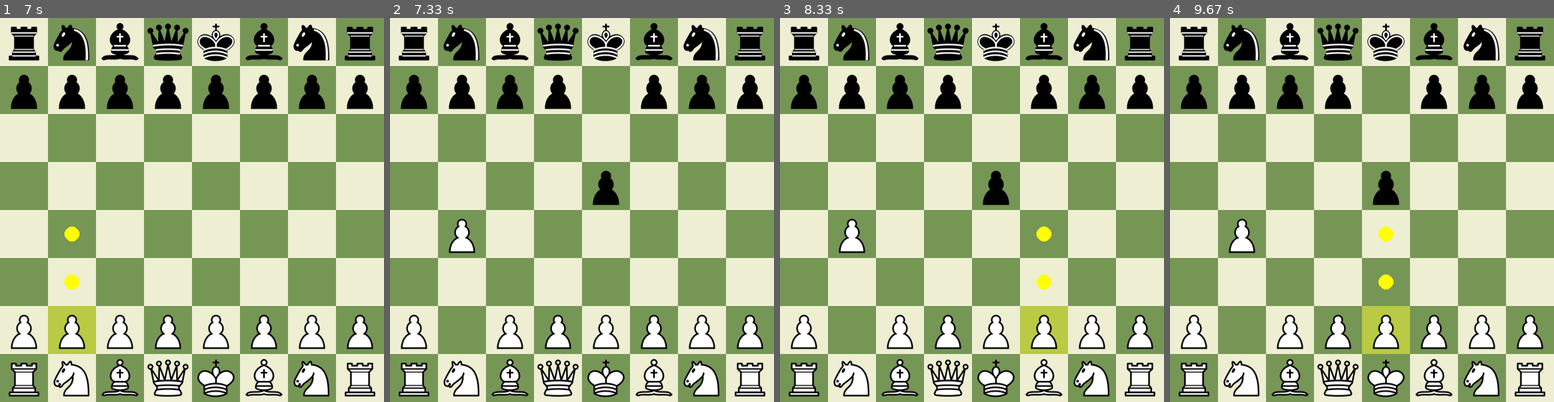
Above: before the commit, frames 1-4 (left to right).
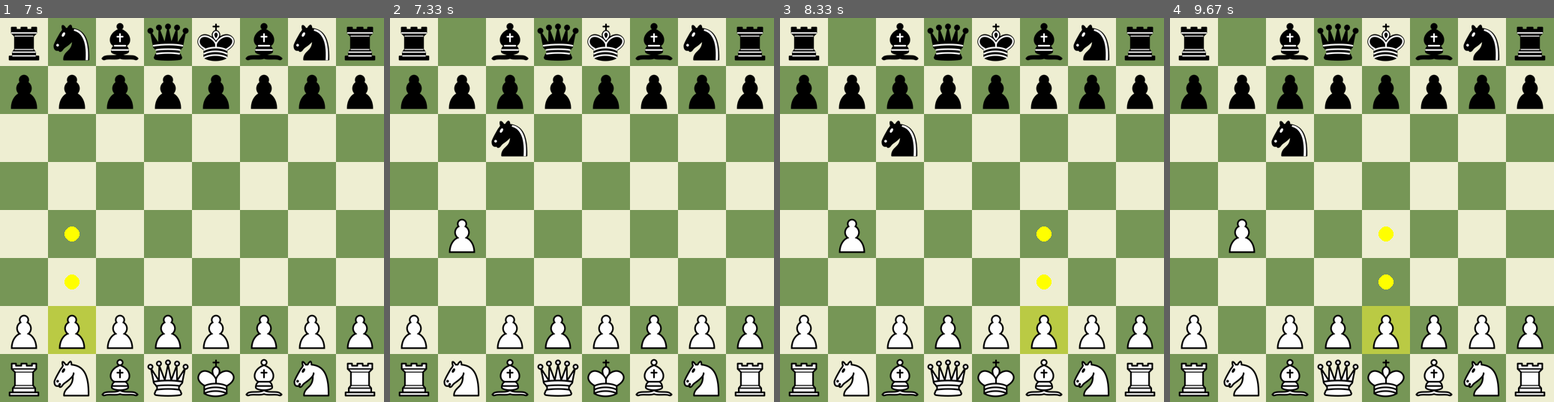
Above: after the commit, the same moments.

Repository: LeQuangMien10/ChessAI
Game: pygame game, started from main.py
The game is run twice, just before and just after one commit, with the same random seed, the same clock (stepped at 60 frames per second) and the same inputs.
Inputs (mouse positions are in pixels of both pictures, inside the frame that each line leads up to):
- Up to frame 1 (7 s): click (334, 344) at 1.88 s; click (199, 79) at 2.22 s; click (172, 309) at 2.55 s; click (180, 144) at 2.88 s; click (326, 309) at 3.72 s; click (311, 202) at 4.05 s; click (76, 352) at 6.88 s
- Up to frame 2 (7.33 s): click (462, 233) at 7.22 s
- Up to frame 3 (8.33 s): click (995, 317) at 7.55 s; click (879, 110) at 7.88 s; click (1041, 336) at 8.22 s
- Up to frame 4 (9.67 s): click (1338, 94) at 8.55 s; click (1377, 313) at 9.38 s

Frame 1 is identical in both runs. In frame 2, 2.1% of the frame differs, in the area x 13-60%, y 1-49%; in frame 3, 2.1%; in frame 4, 2.1%.

Commit message:
add order_move

Diff:
--- a/minimax.py
+++ b/minimax.py
@@ -49,9 +49,9 @@
 
     if is_maximizing:
         max_value = -float('inf')
-        for move in board.legal_moves:
+        for move in order_moves(board):
             board.push(move)
-            evaluation = minimax(board, depth - 1, alpha, beta, is_maximizing)
+            evaluation = minimax(board, depth - 1, alpha, beta, not is_maximizing)
             board.pop()
 
             max_value = max(max_value, evaluation)
@@ -61,9 +61,9 @@
         return max_value
     else:
         min_value = float('inf')
-        for move in board.legal_moves:
+        for move in order_moves(board):
             board.push(move)
-            evaluation = minimax(board, depth - 1, alpha, beta, is_maximizing)
+            evaluation = minimax(board, depth - 1, alpha, beta, not is_maximizing)
             board.pop()
 
             min_value = min(min_value, evaluation)
@@ -71,6 +71,7 @@
             if beta <= alpha:
                 break
         return min_value
+
 
 def get_best_move(board, depth=3):
     start_time = time.time()
@@ -94,6 +95,28 @@
     return best_move
 
 
+def order_moves(board):
+    moves = list(board.legal_moves)
+
+    def move_score(move):
+        score = 0
+        if board.is_capture(move):
+            captured = board.piece_at(move.to_square)
+            attacker = board.piece_at(move.from_square)
+            if captured and attacker:
+                score += 10 * config.PIECE_VALUES[captured.piece_type] - config.PIECE_VALUES[attacker.piece_type]
+            else:
+                score += 50  # Ưu tiên nước bắt thường
+
+        if move.promotion:
+            score += 90  # Ưu tiên nước phong cấp
+
+        return -score  # Đảo dấu để sort tăng → highest score trước
+
+    moves.sort(key=move_score)
+    return moves
+
+
 # board = chess.Board()
 # print(evaluate_board(board))
 # print(board)
